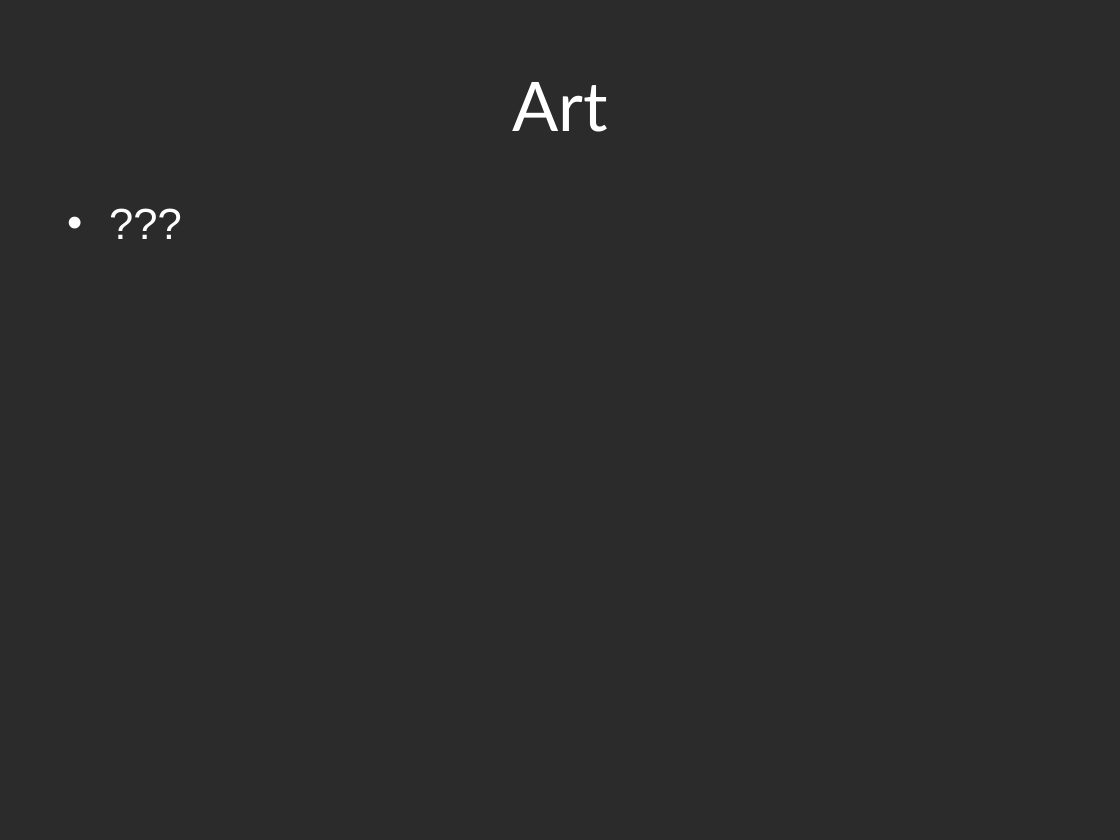
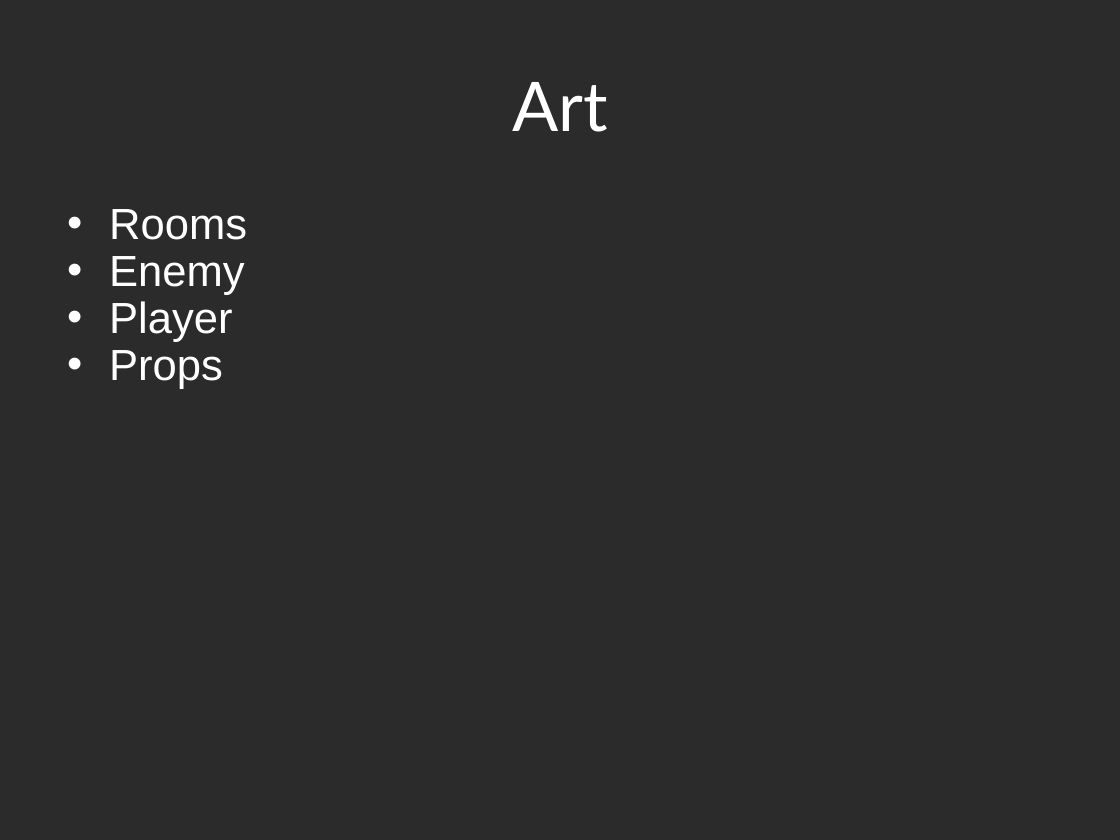
Before and after one commit to Daniel-Stremmelaar/P5-Horror, a slide deck: slide 6 of Crystal Lake Mansion - Prototype Presentatie.pptx. Drawn at 1120x840 pixels with LibreOffice and Linux fonts; fonts in the diff are those of the drawing; background and template pictures are left out; a plain dark background stands for a picture behind light text. Boxes give left, top, right and bottom in pixels: in the first picture for what was removed or moved away, otherwise in the second. Text is boxed around its words. In the diff, an @@ line names an element or a change of style, - is before the commit and + after.

```diff
--- a/Crystal Lake Mansion - Prototype Presentatie.pptx
+++ b/Crystal Lake Mansion - Prototype Presentatie.pptx
@@ text at (109, 209, 247, 389): text changed @@
-• ???
+• Rooms
+• Enemy
+• Player
+• Props
```
Also in this commit, not shown: 1 other slide changed, 1 slide added.
